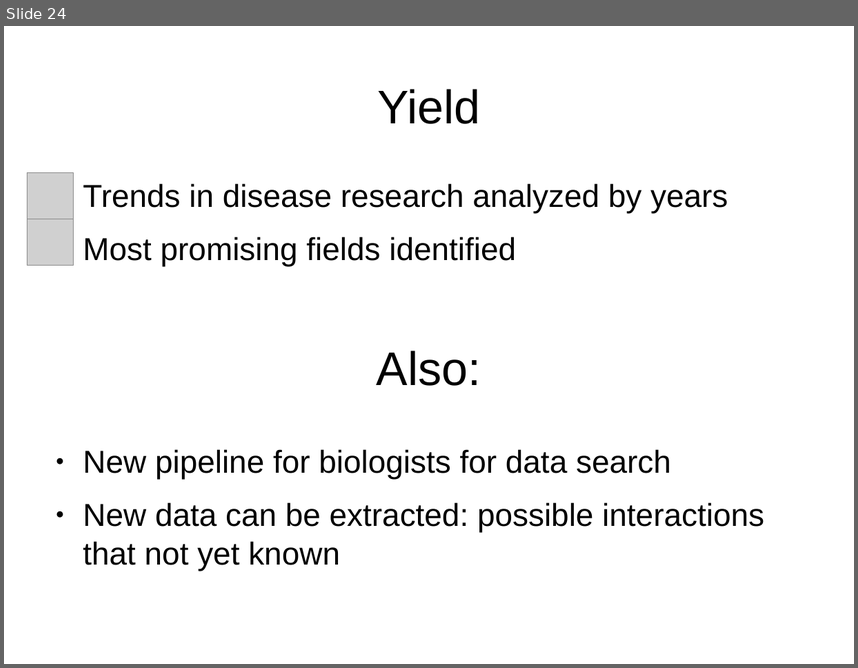
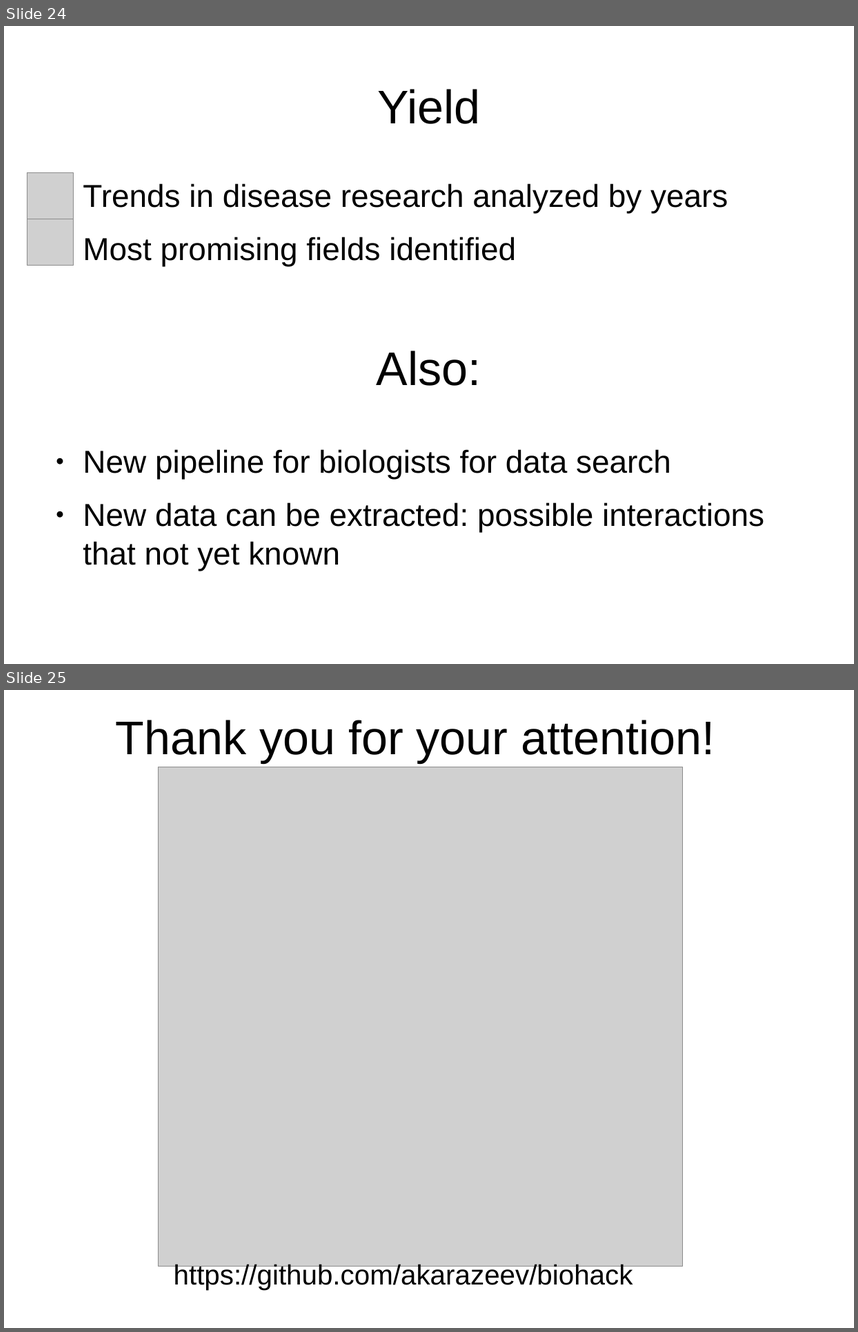
Before and after one commit to akarazeev/BioHack2017, a slide deck: biohack-alzheimers-prestntoion.odp. Shown one above the other, each under a label of ours: slide 24 before the commit, slides 24 and 25 after it. The pictures are 858x668 and 858x1332 pixels, drawn with LibreOffice and Linux fonts; fonts in the diff are those of the drawing; grey boxes stand for pictures. Boxes give left, top, right and bottom in pixels: in the first picture for what was removed or moved away, otherwise in the second. Text is boxed around its words. In the diff, an @@ line names an element or a change of style, - is before the commit and + after.

```diff
--- a/biohack-alzheimers-prestntoion.odp
+++ b/biohack-alzheimers-prestntoion.odp
@@ slide 25 added at (4,690,854,1328), background #FFFFFF @@
@@ title added at (116,720,715,762), 44 pt, text #000000 @@
+Thank you for your attention!
@@ picture added at (159,767,683,1266) @@
@@ text added at (174,1262,633,1290), 26 pt, text #000000 @@
+https://github.com/akarazeev/biohack
```
Also in this commit, not shown: 1 other slide added, 2 slides removed, 1 other file.
